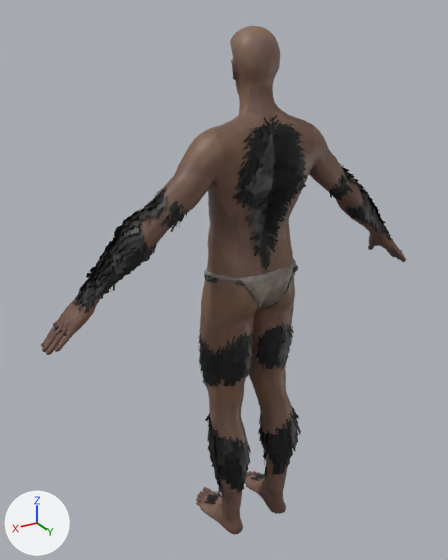
An edit to the glTF model Sinluz.glb, drawn before and after from the same camera.
Camera for both pictures: a camera (50 mm lens) standing at (1.026, 1.549, 1.747) and looking at (0.049, -0.08, 0.932). Arrows for +X, +Y and +Z are at lower left; the lights stay in place. Vertices at the same position are counted once.

The first picture shows 'FC_M_0000_L', 'LG_M_0000_L'.
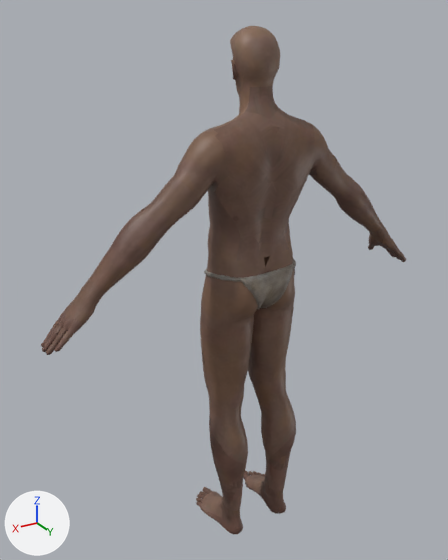
The change, as a list of edits to the scene's bpy script:
```text
Change mat_pelo_muslos_abdomen:
    where n2 = _N.new('ShaderNodeMix'); n2.name = 'Mix'
    n2.inputs[7].default_value: (0.0, 0.0, 0.0, 1.0) -> (0.387, 0.0, 0.183, 1.0)  # 'B', black #000000 -> 'B', pink #a70077
    where n3 = _N.new('ShaderNodeVertexColor'); n3.name = 'Color Attribute'
    where n0 = _N.new('ShaderNodeBsdfPrincipled'); n0.name = 'Principled BSDF'
    remove _L.new(n3.outputs[1], n0.inputs[4])  # 'Alpha' to 'Alpha'
Change mat_pelo_rodillas_pantorrillas:
    where n2 = _N.new('ShaderNodeMix'); n2.name = 'Mix'
    n2.inputs[7].default_value: (0.0, 0.0, 0.0, 1.0) -> (1.0, 0.0, 0.493, 1.0)  # 'B', black #000000 -> 'B', pink #ff00ba
    where n3 = _N.new('ShaderNodeVertexColor'); n3.name = 'Color Attribute'
    where n0 = _N.new('ShaderNodeBsdfPrincipled'); n0.name = 'Principled BSDF'
    remove _L.new(n3.outputs[1], n0.inputs[4])  # 'Alpha' to 'Alpha'
Change mat_pelo_pantorrillas:
    where n2 = _N.new('ShaderNodeMix'); n2.name = 'Mix'
    n2.inputs[7].default_value: (0.0, 0.0, 0.0, 1.0) -> (1.0, 0.0, 0.985, 1.0)  # 'B', black #000000 -> 'B', pink #ff00fd
    where n3 = _N.new('ShaderNodeVertexColor'); n3.name = 'Color Attribute'
    where n0 = _N.new('ShaderNodeBsdfPrincipled'); n0.name = 'Principled BSDF'
    remove _L.new(n3.outputs[1], n0.inputs[4])  # 'Alpha' to 'Alpha'
Change me_fc_m_0000_l:
    used by ob_fc_m_0000_l; location = (0.0, 0.0, 0.0)
    remove me_fc_m_0000_l.from_pydata(...)  # 20505 vertices, 21635 faces; spans x -0.69..0.69, y -0.16..0.13, z 0.0..1.72
    add me_fc_m_0000_l.from_pydata(...)  # 8214 vertices, 15826 faces; spans x -0.69..0.69, y -0.16..0.12, z 0.0..1.72
    me_fc_m_0000_l part 1: 3273 loose pieces with 12285 vertices, spanning x -0.65..0.65, y -0.12..0.13, z 0.03..1.49, are deleted
    remove me_fc_m_0000_l.materials.append(mat_material_015)
    remove me_fc_m_0000_l.materials.append(mat_pelo_pecho)
    remove me_fc_m_0000_l.materials.append(mat_material_016)
    remove me_fc_m_0000_l.materials.append(mat_material_017)
    remove me_fc_m_0000_l.materials.append(mat_pelo_brazo1)
    remove me_fc_m_0000_l.materials.append(mat_pelo_brazo2)
    remove me_fc_m_0000_l.materials.append(mat_pelo_brazo_derecho)
    remove me_fc_m_0000_l.materials.append(mat_pelo_brazo_izquierdo)
    remove me_fc_m_0000_l.materials.append(mat_pelo_pies)
```

What differs and where, as boxes [x1, y1, x2, y2] in the pictures (448 x 560 px):
'FC_M_0000_L', surface changed, reshaped: [41, 26, 406, 534] in both
part 1 of me_fc_m_0000_l, deleted (black): before [53, 115, 402, 504]
